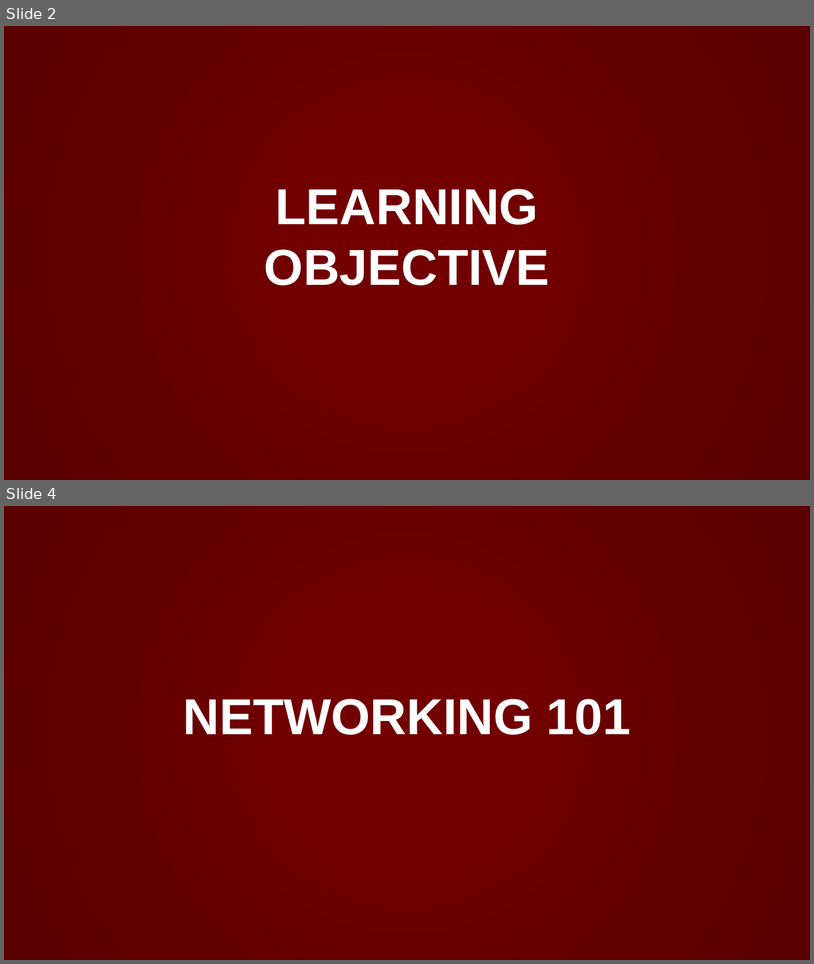
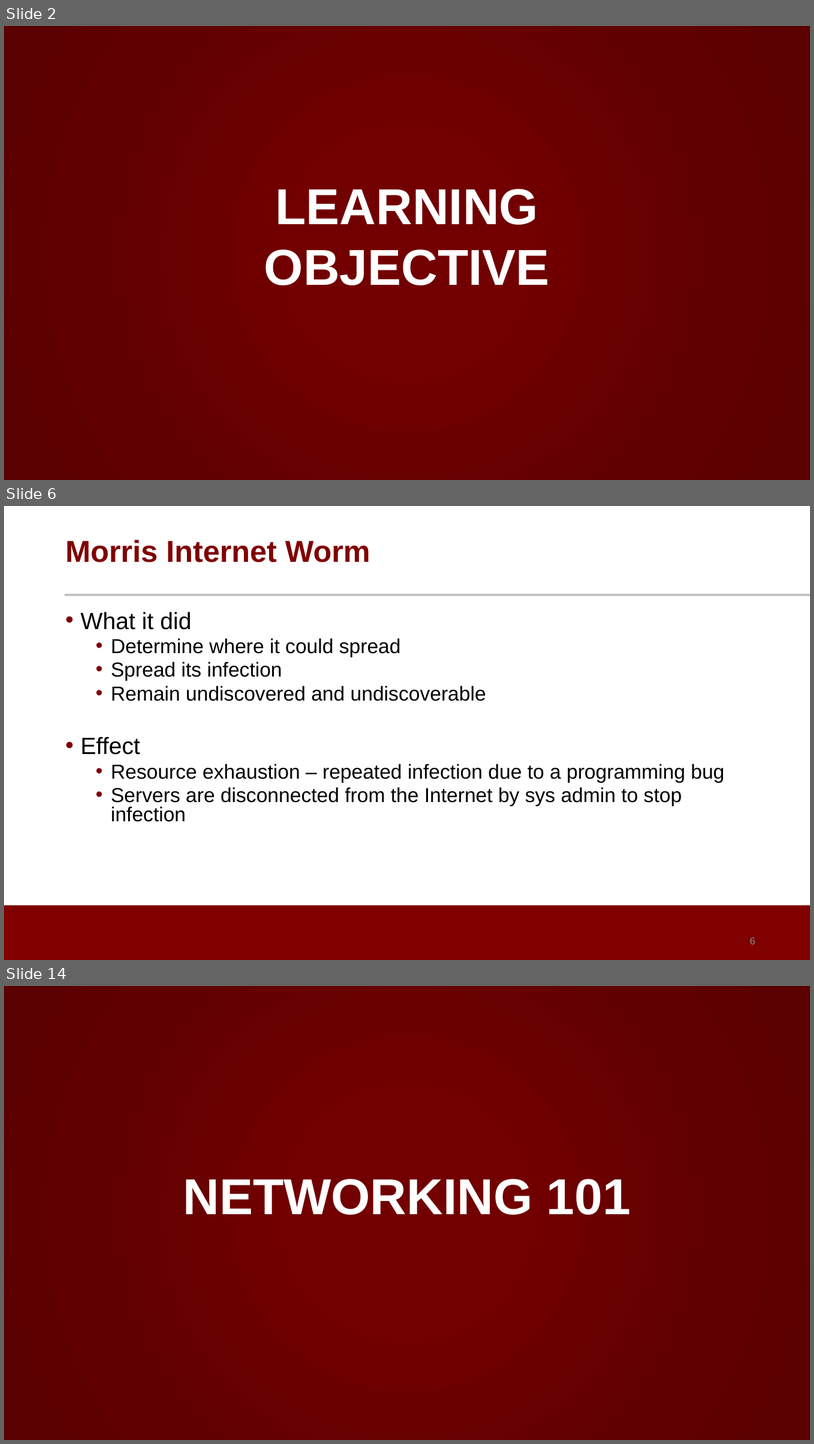
Before and after one commit to noise-lab/ML-Cybersecurity, a slide deck: module-2/ppt/2.1-Overview.pptx. Shown one above the other, each under a label of ours: slides 2 and 4 before the commit, slides 2, 6 and 14 after it; the slides between them are not shown. The pictures are 814x964 and 814x1444 pixels, drawn with LibreOffice and Linux fonts; fonts in the diff are those of the drawing; background and template pictures are left out. Boxes give left, top, right and bottom in pixels: in the first picture for what was removed or moved away, otherwise in the second. Text is boxed around its words. In the diff, an @@ line names an element or a change of style, - is before the commit and + after.

```diff
--- a/module-2/ppt/2.1-Overview.pptx
+++ b/module-2/ppt/2.1-Overview.pptx
@@ slide 6 added at (4,506,810,960), background #FFFFFF @@
@@ title added at (65,540,371,562), 36 pt, text #800000, bold @@
+Morris Internet Worm
@@ line added from (65, 595) to (810, 595), #C2C4C2 3 pt @@
@@ text added at (81,612,725,822), 24 pt, text #000000 @@
+• What it did
+  • Determine where it could spread
+  • Spread its infection
+  • Remain undiscovered and undiscoverable
+• Effect
+  • Resource exhaustion – repeated infection due to a programming bug
+  • Servers are disconnected from the Internet by sys admin to stop infection
@@ rectangle added at (4,905,810,960), fill #800000 @@
@@ page number added at (750,937,756,944), 12 pt, text #898989 @@
+6
@@ what was slide 4 is now slide 14 @@
```
Also in this commit, not shown: 1 slide changed, 10 other slides added, 8 other files.
